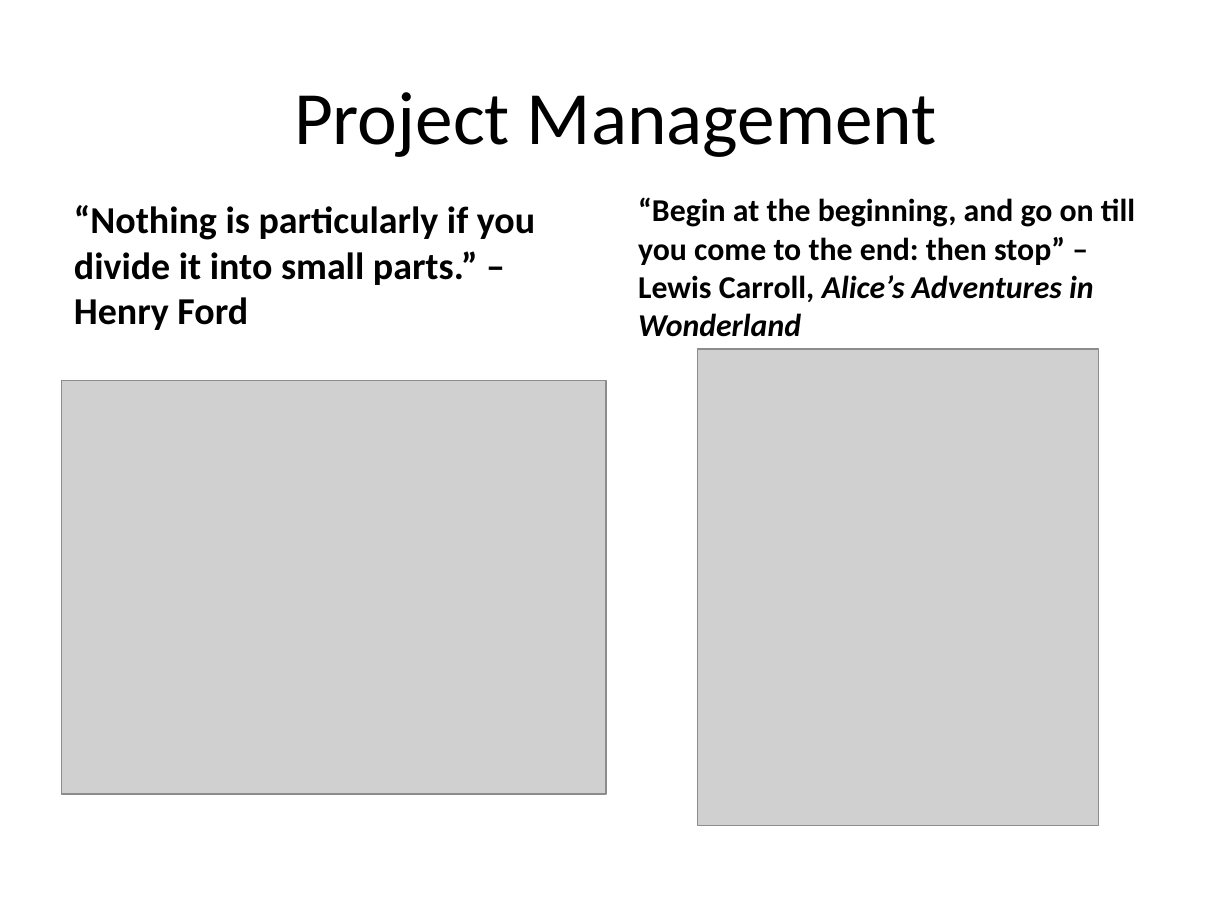
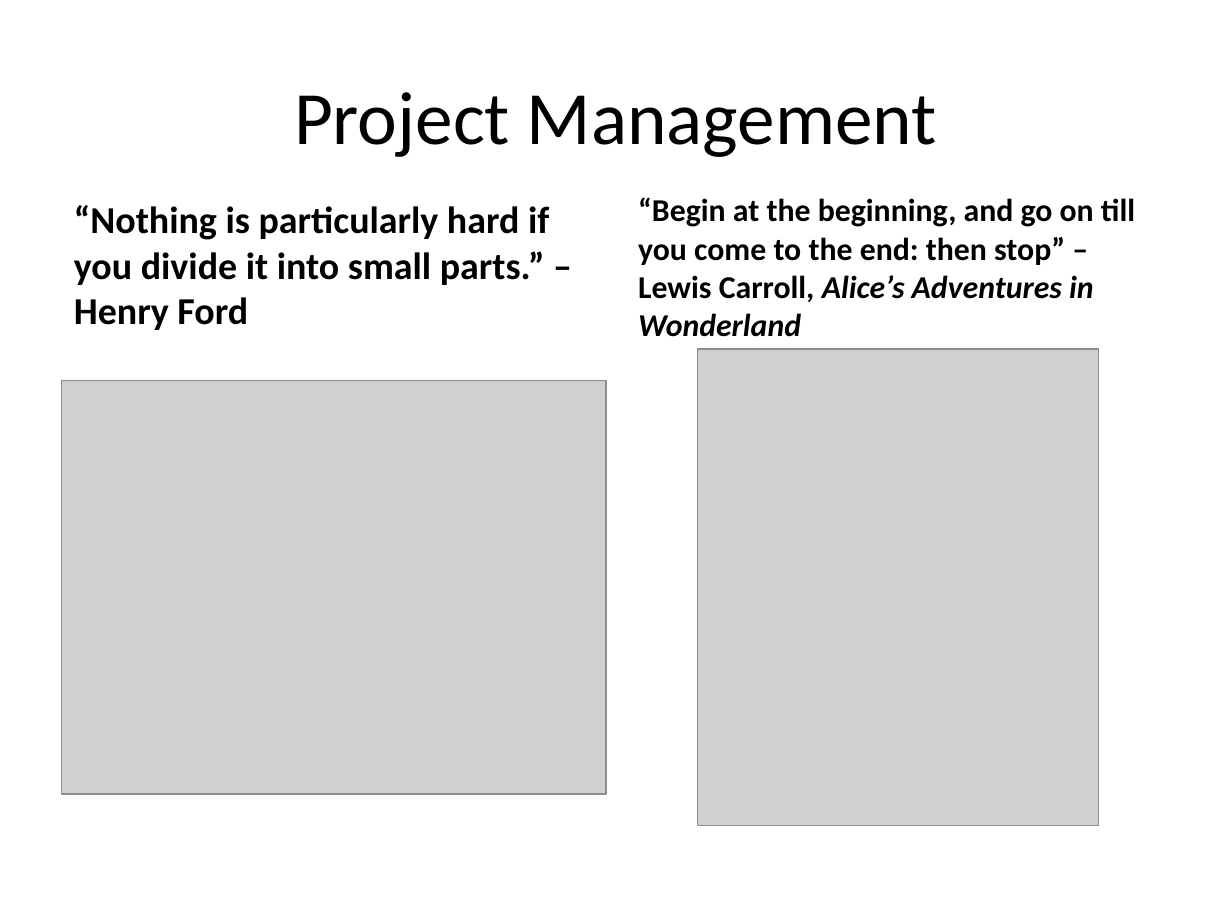
Before and after one commit to pwholmes/geppetto, a slide deck: slide 9 of docs/presentation/Geppetto Presentation.pptx. Drawn at 1232x924 pixels with LibreOffice and Linux fonts; fonts in the diff are those of the drawing; grey boxes stand for pictures. Boxes give left, top, right and bottom in pixels: in the first picture for what was removed or moved away, otherwise in the second. Text is boxed around its words. In the diff, an @@ line names an element or a change of style, - is before the commit and + after.

Commit message:
Don't need separate ppt for demo anymore, so deleted it.  Also fixed typo in presentation.

```diff
--- a/docs/presentation/Geppetto Presentation.pptx
+++ b/docs/presentation/Geppetto Presentation.pptx
@@ text at bbox=[74, 205, 549, 330]: text changed @@
-“Nothing is particularly if you divide it into small parts.” – Henry Ford
+“Nothing is particularly hard if you divide it into small parts.” – Henry Ford
```
Also in this commit, not shown: 1 other file.
